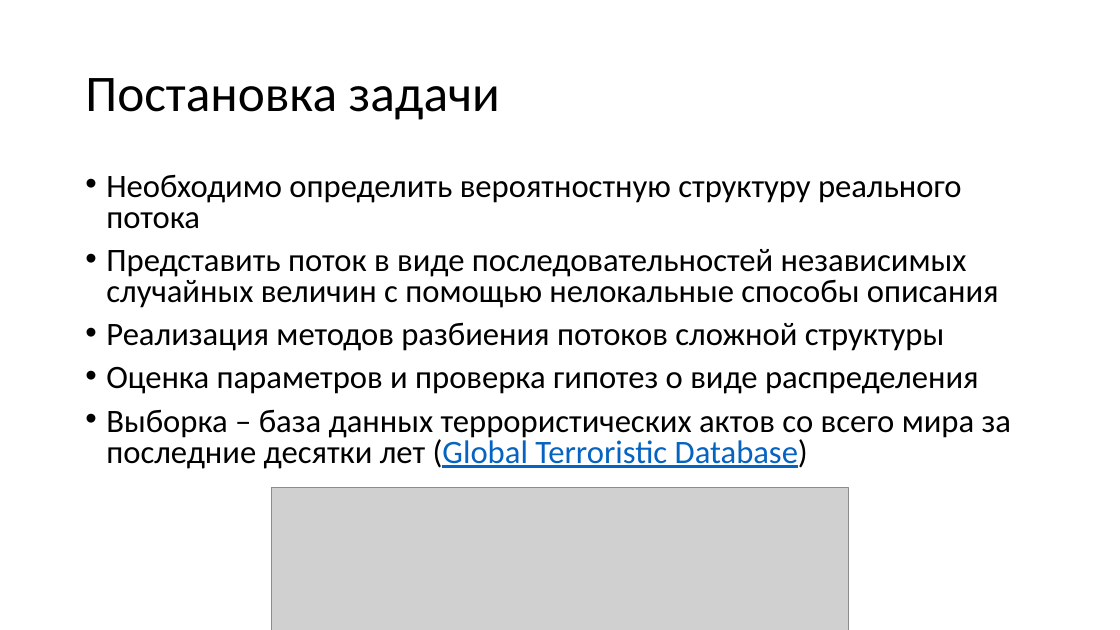
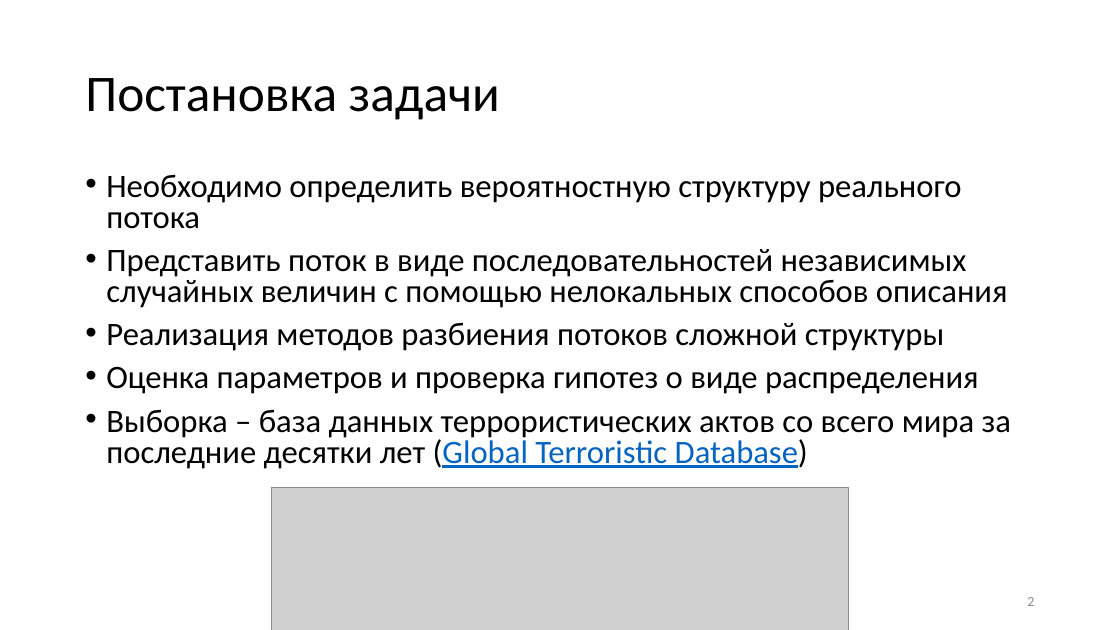
Before and after one commit to AlexeyKumin/SW_Global_Terrorism, a slide deck: slide 2 of Scientific_work_Kumin.pptx. Drawn at 1120x630 pixels with LibreOffice and Linux fonts; fonts in the diff are those of the drawing; grey boxes stand for pictures. Boxes give left, top, right and bottom in pixels: in the first picture for what was removed or moved away, otherwise in the second. Text is boxed around its words. In the diff, an @@ line names an element or a change of style, - is before the commit and + after.

```diff
--- a/Scientific_work_Kumin.pptx
+++ b/Scientific_work_Kumin.pptx
@@ text at box(106, 249, 1008, 308): text changed @@
-• Представить поток в виде последовательностей независимых случайных величин с помощью нелокальные способы описания
+• Представить поток в виде последовательностей независимых случайных величин с помощью нелокальных способов описания
@@ page number added at box(1027, 597, 1034, 606), 12 pt, text #8C8C8C @@
+2
```
Also in this commit, not shown: 5 other slides changed, 1 slide added, 1 slide removed, 3 other files.
